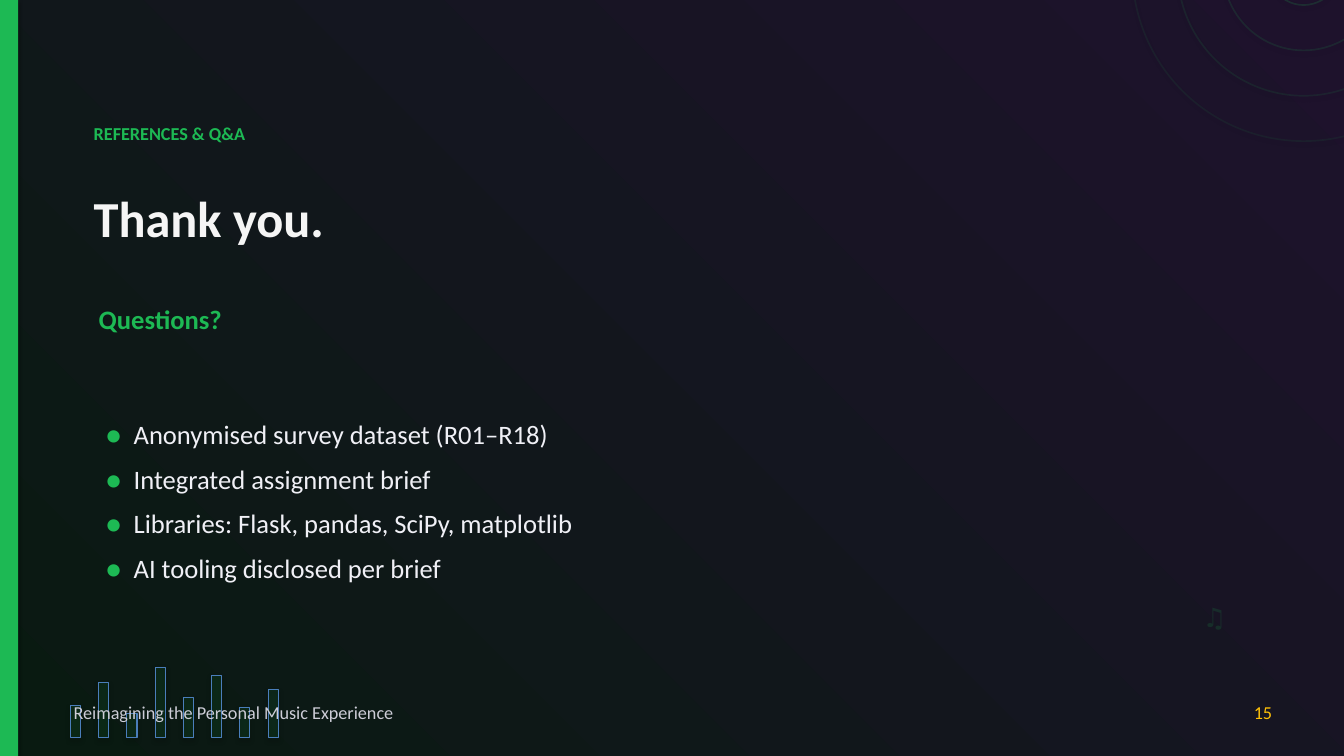
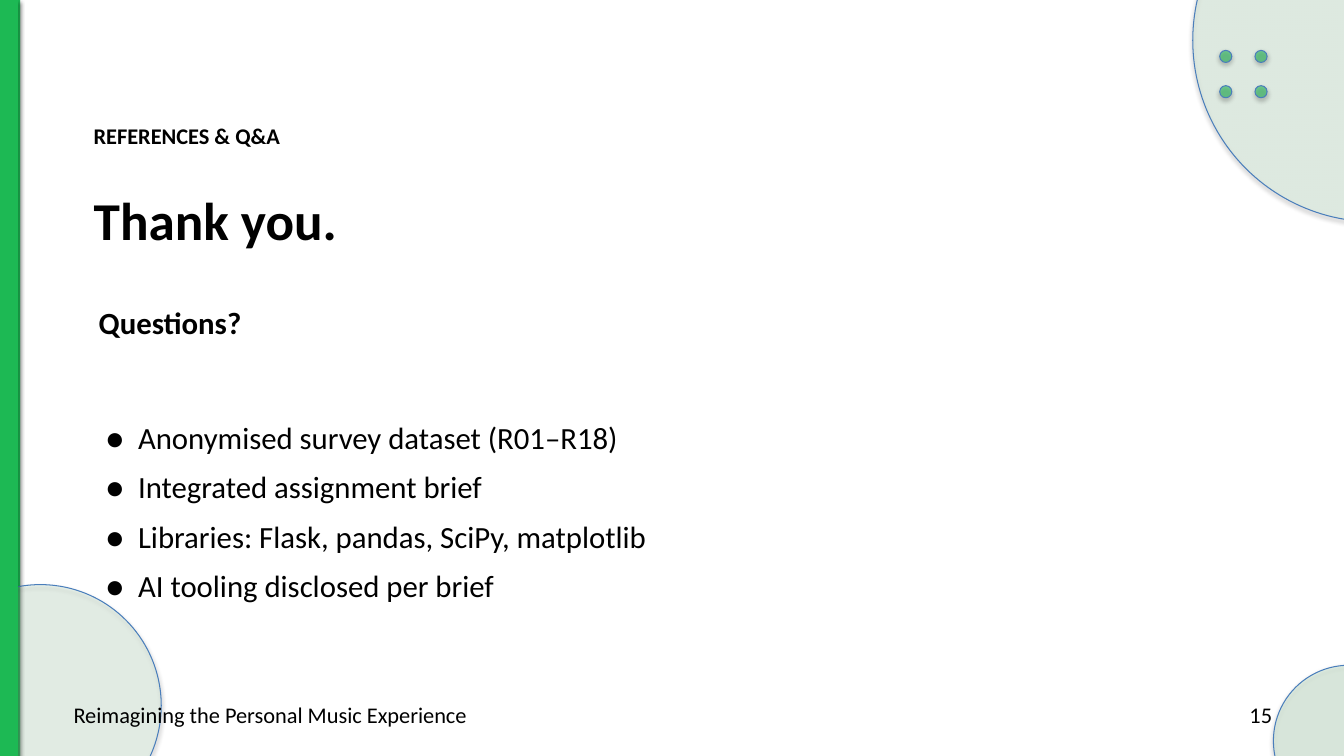
Before and after one commit to preet-kamdar/design-thinking-sem3, a slide deck: slide 15 of docs/Presentation.pptx. Drawn at 1344x756 pixels with LibreOffice and Linux fonts; fonts in the diff are those of the drawing. Boxes give left, top, right and bottom in pixels: in the first picture for what was removed or moved away, otherwise in the second. Text is boxed around its words. In the diff, an @@ line names an element or a change of style, - is before the commit and + after.

Commit message:
Flip deck to light cartoony theme: white slides, bright boxes, black borders and larger text

```diff
--- a/docs/Presentation.pptx
+++ b/docs/Presentation.pptx
@@ rectangle at (0, 0, 1344, 756): fill gradient #091A11 to #1E122C to #FFFFFF @@
@@ rectangle added at (0, 0, 20, 756), fill #1DB954 @@
@@ ellipse removed at (1178, 0, 1344, 96) @@
@@ ellipse: place and size @@
-ellipse at (1132, 0, 1344, 141)
+ellipse at (1193, 0, 1344, 222)
@@ ellipse at (1193, 0, 1344, 222): fill none to #C6EFCE at 28% opacity; outline #1DB954 1.2 pt to none @@
@@ ellipse removed at (1223, 0, 1344, 50) @@
@@ ellipse removed at (1268, 0, 1339, 5) @@
@@ ellipse added at (1220, 50, 1232, 63), fill #1DB954 at 55% opacity @@
@@ ellipse added at (1255, 50, 1267, 63), fill #1DB954 at 55% opacity @@
@@ ellipse added at (1220, 86, 1232, 98), fill #1DB954 at 55% opacity @@
@@ ellipse added at (1255, 86, 1267, 98), fill #1DB954 at 55% opacity @@
@@ text "REFERENCES & Q&A" at (94, 128, 280, 147): size 13 to 16 pt, text colour #1DB954 to #000000 @@
@@ text "Thank you." at (94, 202, 337, 249): size 36 to 38 pt, text colour #F5F5F5 to #000000 @@
@@ text "Questions?" at (99, 312, 242, 338): size 19 to 22 pt, text colour #1DB954 to #000000 @@
@@ text "● Anonymised survey dataset (R01–R18)" at (138, 426, 646, 603): size 19 to 22 pt, text colour #F0F0F6 to #000000; text colour #1DB954 to #000000 in "●", "●", "●", "●" @@
@@ ellipse added at (0, 585, 161, 756), fill #C6EFCE at 24% opacity @@
@@ text removed at (1200, 600, 1270, 660) @@
-♫
@@ rectangle removed at (99, 683, 109, 738) @@
@@ rectangle removed at (155, 667, 165, 738) @@
@@ rectangle removed at (212, 676, 222, 738) @@
@@ ellipse added at (1273, 665, 1344, 756), fill #C6EFCE at 34% opacity @@
@@ text "Reimagining the Personal Music Experience" at (74, 705, 467, 730): size 13 to 16 pt, text colour #CDCDD7 to #000000 @@
@@ rectangle removed at (71, 706, 81, 738) @@
@@ rectangle removed at (127, 714, 137, 738) @@
@@ rectangle removed at (184, 698, 194, 738) @@
@@ rectangle removed at (240, 708, 250, 738) @@
@@ rectangle removed at (268, 690, 278, 738) @@
@@ text "15" at (1249, 708, 1272, 723): size 13 to 16 pt, text colour #FFC107 to #000000 @@
```
Also in this commit, not shown: 14 other slides changed, 2 other files.
